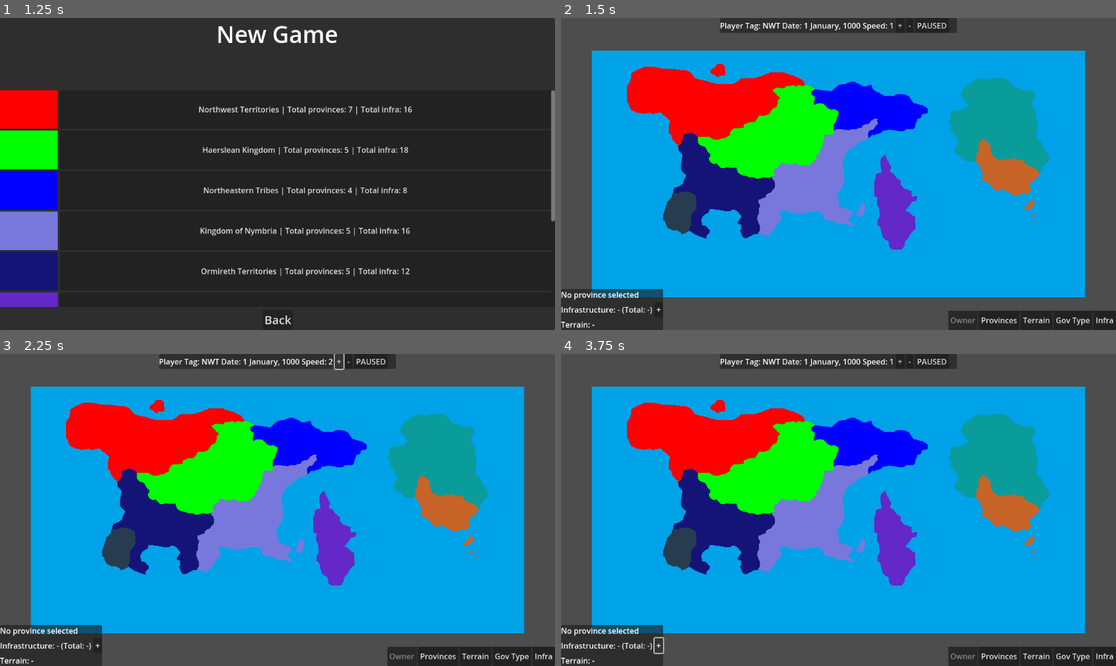
Above: before the commit, frames 1-4 (two rows, left to right).
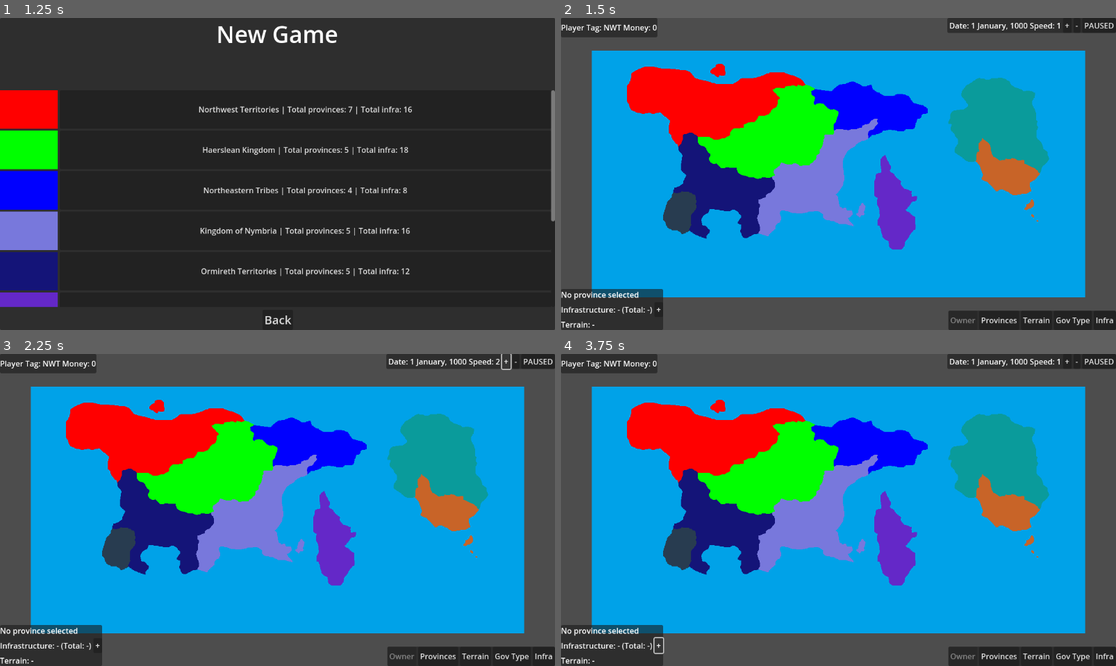
Above: after the commit, the same moments.

Repository: tsallustro/map-game
Game: Godot game, scene res://scenes/mainmenu.tscn
Same seed, same stepped clock (60 frames per second), same inputs: the game is played once before the commit and once after it.
Inputs:
- Up to frame 1 (1.25 s): click "New Game" at 0.5 s
- Up to frame 2 (1.5 s): click "Northwest Territories | Total…" at 1.25 s
- Up to frame 3 (2.25 s): click "+" at 2 s
- Up to frame 4 (3.75 s): click "-" at 2.75 s; click "+" at 3.5 s

Frame 1 is identical in both runs. In frame 2, 4.0% of the frame differs, in the area x 0-100%, y 0-7%; in frame 3, 3.9%; in frame 4, 4.0%.

Commit message:
Enhancements and efficiencies

Diff:
--- a/scenes/main.tscn
+++ b/scenes/main.tscn
@@ -6,6 +6,7 @@
 [ext_resource type="Material" uid="uid://dp2p2fepnlpm5" path="res://shaders/province_highlight_material.tres" id="4_ya4ey"]
 [ext_resource type="Texture2D" uid="uid://c7qfy4w3sr2dk" path="res://assets/new_world_map.png" id="5_eb6dy"]
 [ext_resource type="Script" uid="uid://dln6ybrlg45o6" path="res://scripts/MapRenderer.gd" id="6_trceg"]
+[ext_resource type="Script" uid="uid://qllmedir8myg" path="res://scripts/UI/TopLeftPanel.gd" id="7_85g3d"]
 [ext_resource type="Script" uid="uid://by54nke7cd4xi" path="res://scripts/UI/TopPanel.gd" id="7_a8y0u"]
 [ext_resource type="Script" uid="uid://0h1v0m5v5ish" path="res://scripts/UI/InfoPanel.gd" id="8_jkv2x"]
 
@@ -37,22 +38,34 @@
 
 [node name="UI" type="CanvasLayer" parent="."]
 
+[node name="TopLeftPanel" type="PanelContainer" parent="UI"]
+offset_right = 40.0
+offset_bottom = 40.0
+script = ExtResource("7_85g3d")
+
+[node name="HBoxContainer" type="HBoxContainer" parent="UI/TopLeftPanel"]
+layout_mode = 2
+
+[node name="PlayerTagLabel" type="Label" parent="UI/TopLeftPanel/HBoxContainer"]
+layout_mode = 2
+text = "Player tag: NOTAG"
+
+[node name="MoneyLabel" type="Label" parent="UI/TopLeftPanel/HBoxContainer"]
+layout_mode = 2
+text = "Money: 0"
+
 [node name="TimePanel" type="PanelContainer" parent="UI"]
-anchors_preset = 5
-anchor_left = 0.5
-anchor_right = 0.5
-offset_left = -246.0
-offset_right = 246.0
+anchors_preset = 1
+anchor_left = 1.0
+anchor_right = 1.0
+offset_left = -350.0
 offset_bottom = 31.0
-grow_horizontal = 2
+grow_horizontal = 0
 script = ExtResource("7_a8y0u")
 
 [node name="DateTimeHBoxContainer" type="HBoxContainer" parent="UI/TimePanel"]
 layout_mode = 2
-
-[node name="PlayerTagLabel" type="Label" parent="UI/TimePanel/DateTimeHBoxContainer"]
-layout_mode = 2
-text = "Player tag: NOTAG"
+alignment = 2
 
 [node name="DateLabel" type="Label" parent="UI/TimePanel/DateTimeHBoxContainer"]
 layout_mode = 2
--- a/scripts/MapRenderer.gd
+++ b/scripts/MapRenderer.gd
@@ -55,7 +55,7 @@
 		var p_gt_color: Color = GameState.get_gt_color_by_country_id(owner_id)
 		gt_arr.append(p_gt_color)
 
-		var p_infra_value := GameState.get_province_infra_by_id(p["id"])
+		var p_infra_value : int = GameState.province_infra_by_id[p["id"]]
 		province_infra_values.append(p_infra_value)
 
 	var max_infra = province_infra_values.max()
@@ -95,7 +95,7 @@
 	var infra_arr := PackedColorArray()
 	var province_infra_values := Array()
 	for p in GameState.provinces:
-		var p_infra_value := GameState.get_province_infra_by_id(p["id"])
+		var p_infra_value : int = GameState.province_infra_by_id[p["id"]]
 		province_infra_values.append(p_infra_value)
 
 	var max_infra = province_infra_values.max()
--- a/scripts/UI/InfoPanel.gd
+++ b/scripts/UI/InfoPanel.gd
@@ -17,8 +17,7 @@
 	_on_selection_changed(GameState.selected_province_id)
 
 func _on_selection_changed_owner(province_id: String, _new_owner_id) -> void:
-		# TODO Efficiency
-		_on_selection_changed(province_id)
+		if province_id == GameState.selected_province_id: _on_selection_changed(province_id)
 
 func _on_selection_changed(province_id: String) -> void:
 	if province_id == "":
@@ -43,7 +42,7 @@
 
 func _build_p_infra_label_text(owner_id: String, province_data: Dictionary) -> String:
 	var p_infra = province_data["infrastructure"]
-	var owner_total_infra = GameState.get_total_infra_by_country_id(owner_id)
+	var owner_total_infra = GameState.total_infra_by_country_id[owner_id]
 	return "Infrastructure: %d (Total: %d)" % [p_infra, owner_total_infra]
 
 func _build_p_terrain_label_text(province_data: Dictionary) -> String:
--- /dev/null
+++ b/scripts/UI/TopLeftPanel.gd
@@ -0,0 +1,15 @@
+extends PanelContainer
+@onready var playerTagLabel: Label = $HBoxContainer/PlayerTagLabel
+@onready var moneyLabel: Label = $HBoxContainer/MoneyLabel
+
+
+var has_loaded = false
+# Called when the node enters the scene tree for the first time.
+func _ready() -> void:
+	if !has_loaded && GameState.is_loaded:
+		_initialize()
+
+
+func _initialize():
+	playerTagLabel.text = "Player Tag: "+GameState.player_tag
+	has_loaded = true
--- a/scripts/UI/TopPanel.gd
+++ b/scripts/UI/TopPanel.gd
@@ -2,7 +2,7 @@
 @onready var dateLabel: Label = $DateTimeHBoxContainer/DateLabel
 @onready var speedLabel: Label = $DateTimeHBoxContainer/SpeedHBoxContainer/SpeedLabel
 @onready var playPauseBtn: Button = $DateTimeHBoxContainer/SpeedHBoxContainer/PlayPauseButton
-@onready var playerTagLabel: Label = $DateTimeHBoxContainer/PlayerTagLabel
+
 
 # Speed Buttons
 @onready var speed_up_btn: Button = $DateTimeHBoxContainer/SpeedHBoxContainer/SpeedUpButton
@@ -24,7 +24,6 @@
 	_on_new_tick(GameState.current_date)
 	_on_speed_change(GameState.speed)
 	_on_pause_toggled(GameState.isPaused)
-	playerTagLabel.text = "Player Tag: "+GameState.player_tag
 	has_loaded = true
 
 func _on_new_tick(new_time: Dictionary) -> void:
--- a/scripts/UI/mainmenu/MainMenuController.gd
+++ b/scripts/UI/mainmenu/MainMenuController.gd
@@ -46,8 +46,7 @@
 
 		var country_select_entry = Button.new()
 		country_select_entry.size_flags_horizontal = Control.SIZE_EXPAND_FILL
-		var prov_count_and_infra_total = GameState.get_province_count_and_infra_by_country_id(country_id)
-		country_select_entry.text="%s | Total provinces: %d | Total infra: %d"%[country_name, prov_count_and_infra_total[0], prov_count_and_infra_total[1]]
+		country_select_entry.text="%s | Total provinces: %d | Total infra: %d"%[country_name, GameState.province_count_by_country_id[country_id], GameState.total_infra_by_country_id[country_id]]
 		cont.add_child(country_select_entry)
 		country_select_entry.pressed.connect(func(): _new_game(country_id))
 
--- a/scripts/autoload/GameState.gd
+++ b/scripts/autoload/GameState.gd
@@ -27,7 +27,7 @@
 var government_type_color: Dictionary = {} # Enums.GovernmentType.TRIBAL -> color
 var province_infra_by_id: Dictionary = {} # "p_yellow" -> 2
 var province_count_by_country_id : Dictionary = {} # "NWT" -> 1
-
+var total_infra_by_country_id : Dictionary = {} # "NWT" -> 10
 
 # Other common vars
 var INITIAL_DATE = Time.get_datetime_dict_from_datetime_string("1000-01-01T00:00:00", false)
@@ -79,6 +79,7 @@
 		var rgb: Array = countries[cid]["color"]
 		country_color[cid] = Utils.rgb_to_color(rgb)
 		province_count_by_country_id[cid] = 0
+		total_infra_by_country_id[cid] = 0
 
 	# Terrain color indexing
 	terrain_color.clear()
@@ -120,6 +121,7 @@
 		var province_infra: int = p["infrastructure"]
 		province_infra_by_id[pid] = province_infra
 		province_count_by_country_id[p["owner"]] = province_count_by_country_id[p["owner"]] + 1
+		total_infra_by_country_id[p["owner"]] = total_infra_by_country_id[p["owner"]] + province_infra
 
 	for country in countries:
 		if province_count_by_country_id[country] == 0:
@@ -201,8 +203,13 @@
 	provinces[idx]["owner"] = new_owner
 	if (new_owner in non_existant_countries): _restore_country(new_owner)
 	if (_country_requires_deletion(old_owner)): _delete_country(old_owner)
+
+	# Update indexes
 	province_count_by_country_id[new_owner] = province_count_by_country_id[new_owner] + 1
 	province_count_by_country_id[old_owner] = province_count_by_country_id[old_owner] - 1
+	total_infra_by_country_id[old_owner] = total_infra_by_country_id[old_owner] - province_infra_by_id[province_id]
+	total_infra_by_country_id[new_owner] = total_infra_by_country_id[new_owner] + province_infra_by_id[province_id]
+
 	emit_signal("province_owner_changed", province_id, new_owner)
 
 func get_country_color(country_id: String) -> Color:
@@ -241,24 +248,6 @@
 
 func get_country_name_by_country_id(country_id: String) -> String:
 	return countries[country_id]["name"] if country_id in countries else "UNKNOWN"
-
-func get_province_infra_by_id(province_id: String) -> int:
-	return province_infra_by_id[province_id]
-
-func get_total_infra_by_country_id(country_id: String) -> int:
-	var total = 0
-	for p in provinces:
-		if p["owner"] == country_id: total += p["infrastructure"]
-	return total
-
-func get_province_count_and_infra_by_country_id(country_id: String) -> Array:
-	var total_infra = 0
-	var total_provinces = 0
-	for p in provinces:
-		if p["owner"] == country_id:
-			total_provinces=total_provinces+1
-			total_infra += p["infrastructure"]
-	return [total_provinces, total_infra]
 
 func inc_province_infrastructure(province_id: String) -> void:
 	var idx: int = province_index_by_id.get(province_id, -1)
Not shown: 1 places in scenes/main.tscn that only renumber resources
Not shown, added: scripts/UI/TopLeftPanel.gd.uid
